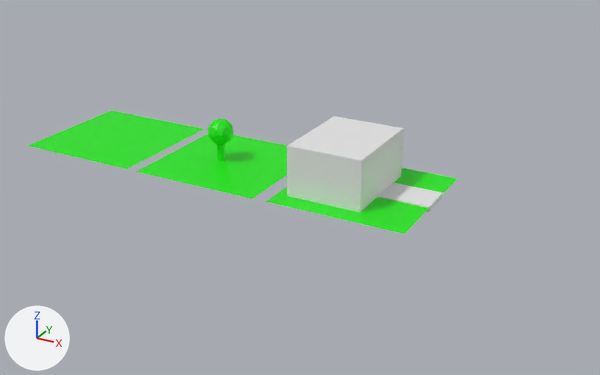
The FBX model Accropoly/Assets/Ressources/FBX/tiles.fbx, before and after one commit.
The view is the same before and after, from a 50 mm lens placed at (8.7, -9.71, 4.67), pointed at (3.38, -0.04, -0.16). The lights are fixed; the arrows at lower left show +X, +Y and +Z. Where no turn or scale is listed for an object, it has been applied to the vertices.

The first picture shows 'Cube', 'Cube.001', 'Forest', 'House', 'Plains'.
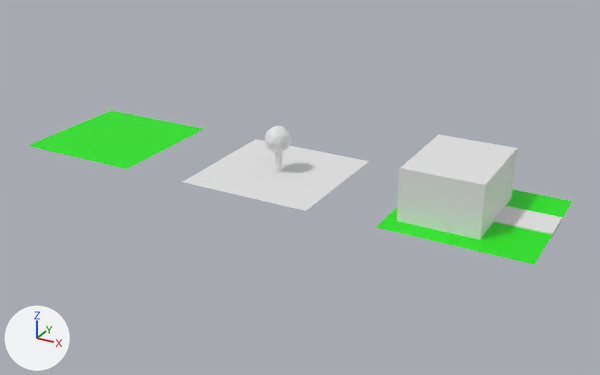
The change in detail:
me_cylinder has 110 vertices, 115 faces and spans x -1913.0..1349.0, y -100.0..174.0, z -1636.0..1626.0.
me_cylinder is used by ob_forest; location (2.0, 0.0, 0.18); rotation (1.571, 0.0, -3.142), in degrees (90, 0, -180); scale (0.000613, 0.00266, 0.000613).
Verts and faces of me_cylinder; kept vertices keep their numbers, new ones are numbered from 110.
Before the commit, vertices of me_cylinder: 64 (1349.0, -70.0, -1636.0) at pixel (135, 171), 65 (-1913.0, -70.0, -1636.0) at pixel (252, 198), 66 (1349.0, -70.0, 1626.0), 67 (-1913.0, -70.0, 1626.0).
me_cylinder no longer uses material mat_grass_001 (green #14e700).
me_cylinder part 1: a new loose piece, a 32-sided cylinder along y spanning x -5.0..5.0, y 0.0..50.0, z -5.0..5.0.
me_cylinder part 2: a new loose piece, an icosphere of 80 faces spanning x -19.0..19.0, y 30.0..70.0, z -20.0..20.0.
me_cylinder part 3: the loose piece of 64 vertices spanning x -100.0..100.0, y -100.0..100.0, z -100.0..100.0 is deleted.
me_cylinder part 4: the loose piece of 42 vertices spanning x -324.0..291.0, y 25.0..174.0, z -323.0..323.0 is deleted.
Part 5, on me_cylinder:
Vertices deleted: 64 to 67 (with the faces that use them).
Part 6, on me_cylinder:
New vertex 110 is at (100.0, 0.0, -100.0), pixel (182, 181).
New vertex 111 is at (-100.0, 0.0, -100.0), pixel (306, 210).
New vertex 112 is at (100.0, 0.0, 100.0), pixel (255, 138).
New vertex 113 is at (-100.0, 0.0, 100.0), pixel (369, 161).
New faces: (110, 111, 113, 112).
Object 'Forest' (ob_forest) moves from (2.0, 0.0, 0.18) to (3.0, 0.0, 0.0).
Object 'Forest' (ob_forest) is rescaled from (0.000613, 0.00266, 0.000613) to (0.01, 0.01, 0.01).
Object 'Cube' (ob_cube) moves from (4.09, 0.0, 0.35) to (5.71, 0.0, 0.35).
Object 'House' (ob_house) moves from (4.39, 0.0, 0.0) to (6.0, 0.0, 0.0).
Object 'Cube.001' (ob_cube_001) moves from (4.95, 0.13, -0.02) to (6.56, 0.13, -0.02).

What differs and where, as boxes [x1, y1, x2, y2] in the pictures (600 x 375 px):
'Cube', moved: before [287, 116, 404, 212]; after [397, 134, 517, 240]
'Forest', reshaped, moved, rescaled: before [136, 119, 287, 199]; after [183, 126, 369, 211]
'House', moved: before [266, 168, 457, 234]; after [377, 190, 573, 264]
'Cube.001', moved: before [378, 183, 443, 212]; after [494, 206, 562, 239]
part 1 of me_cylinder, added: after [275, 152, 282, 173]
part 2 of me_cylinder, added: after [265, 126, 292, 153]
part 3 of me_cylinder, deleted: before [217, 144, 225, 161]
part 4 of me_cylinder, deleted (green): before [208, 119, 234, 144]
part 5 of me_cylinder, deleted (green): before [136, 134, 287, 199]
part 6 of me_cylinder, added: after [183, 139, 369, 211]
